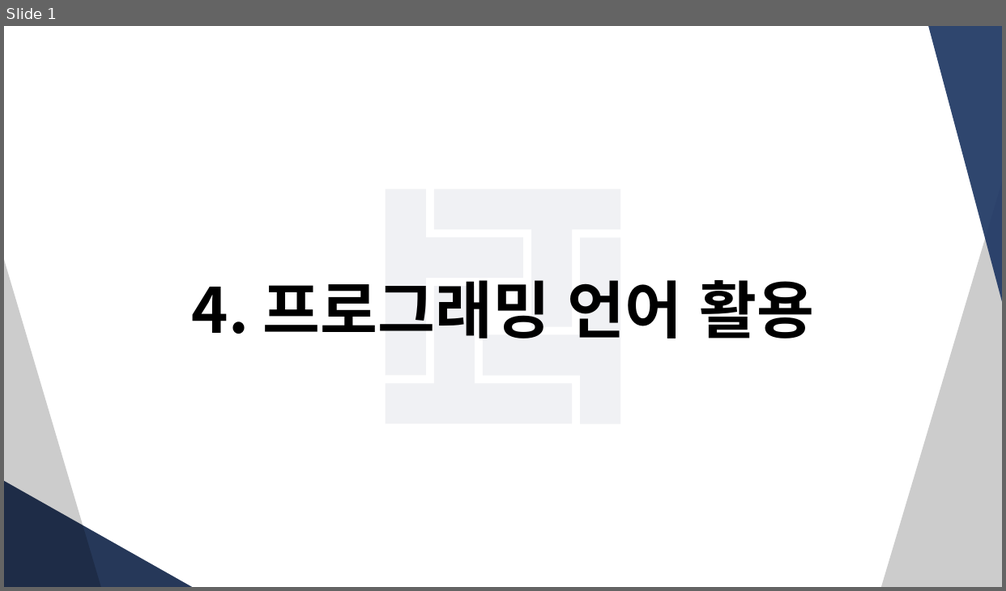
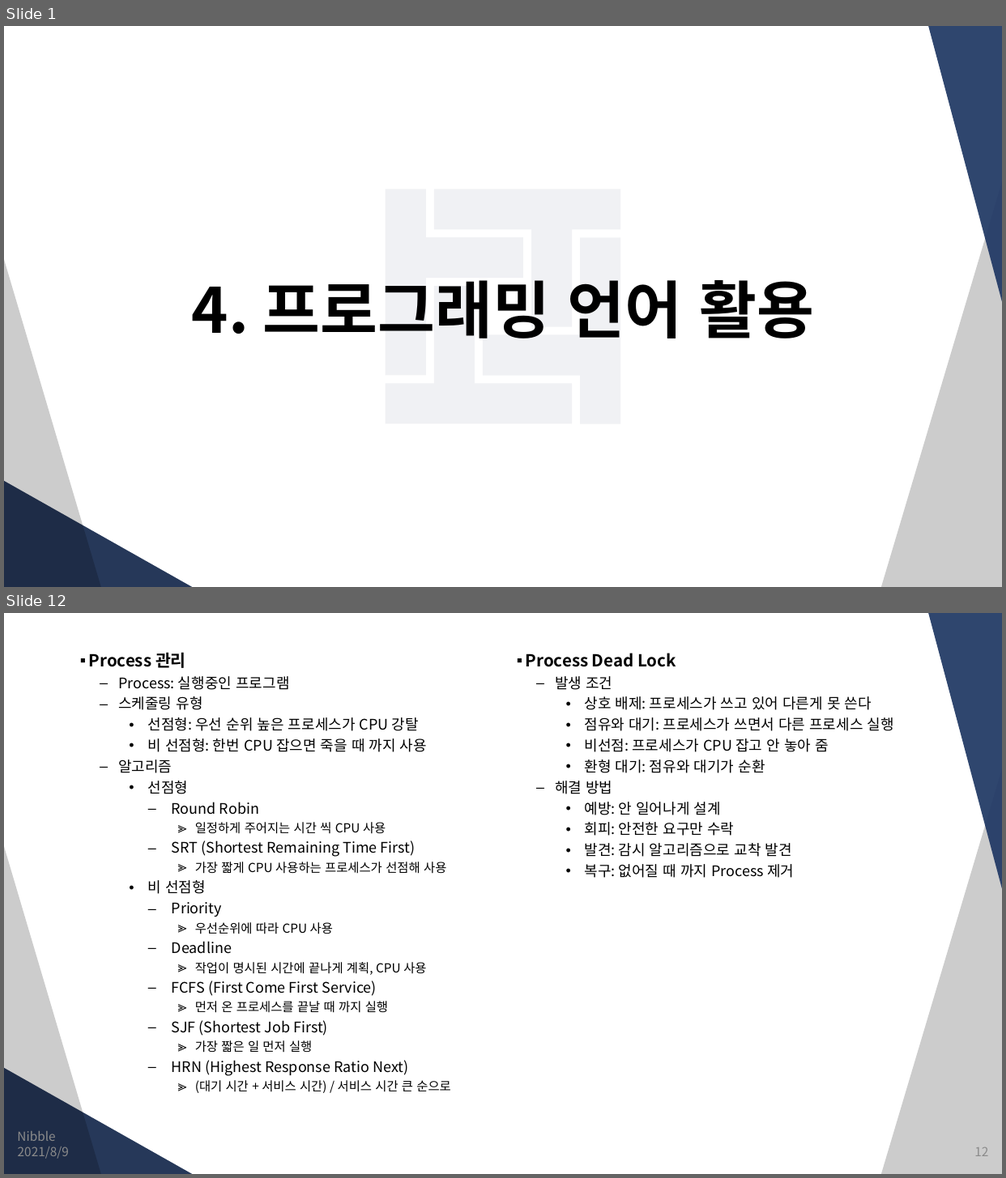
Before and after one commit to JungSangHyeon/2021-TIL, a slide deck: 정보처리기사/4. 프로그래밍 언어 활용.pptx. Shown one above the other, each under a label of ours: slide 1 before the commit, slides 1 and 12 after it; the slides between them are not shown. The pictures are 1006x591 and 1006x1178 pixels, drawn with LibreOffice and Linux fonts; fonts in the diff are those of the drawing. Boxes give left, top, right and bottom in pixels: in the first picture for what was removed or moved away, otherwise in the second. Text is boxed around its words. In the diff, an @@ line names an element or a change of style, - is before the commit and + after.

```diff
--- a/정보처리기사/4. 프로그래밍 언어 활용.pptx
+++ b/정보처리기사/4. 프로그래밍 언어 활용.pptx
@@ slide 12 added at box(4, 613, 1002, 1174), background #FFFFFF; not listed: 4 template elements that a slide beside it also shows @@
@@ text added at box(89, 652, 450, 1093), 14 pt, text #000000 @@
+▪ Process 관리
+  – Process: 실행중인 프로그램
+  – 스케줄링 유형
+    • 선점형: 우선 순위 높은 프로세스가 CPU 강탈
+    • 비 선점형: 한번 CPU 잡으면 죽을 때 까지 사용
+  – 알고리즘
+    • 선점형
+      – Round Robin
+        ≫ 일정하게 주어지는 시간 씩 CPU 사용
+      – SRT (Shortest Remaining Time First)
+        ≫ 가장 짧게 CPU 사용하는 프로세스가 선점해 사용
+    • 비 선점형
+      – Priority
+        ≫ 우선순위에 따라 CPU 사용
+      – Deadline
+        ≫ 작업이 명시된 시간에 끝나게 계획, CPU 사용
+      – FCFS (First Come First Service)
+        ≫ 먼저 온 프로세스를 끝날 때 까지 실행
+      – SJF (Shortest Job First)
+        ≫ 가장 짧은 일 먼저 실행
+      – HRN (Highest Response Ratio Next)
+        ≫ (대기 시간 + 서비스 시간) / 서비스 시간 큰 순으로
@@ text added at box(526, 653, 894, 878), 14 pt, text #000000 @@
+▪ Process Dead Lock
+  – 발생 조건
+    • 상호 배제: 프로세스가 쓰고 있어 다른게 못 쓴다
+    • 점유와 대기: 프로세스가 쓰면서 다른 프로세스 실행
+    • 비선점: 프로세스가 CPU 잡고 안 놓아 줌
+    • 환형 대기: 점유와 대기가 순환
+  – 해결 방법
+    • 예방: 안 일어나게 설계
+    • 회피: 안전한 요구만 수락
+    • 발견: 감시 알고리즘으로 교착 발견
+    • 복구: 없어질 때 까지 Process 제거
@@ text added at box(17, 1131, 55, 1141), 12 pt, text #8C8C8C @@
+Nibble
@@ text added at box(18, 1147, 69, 1159), 12 pt, text #8C8C8C @@
+2021/8/9
@@ page number added at box(974, 1148, 988, 1157), 12 pt, text #8C8C8C @@
+12
```
Also in this commit, not shown: 8 slides changed, 5 other slides added.
